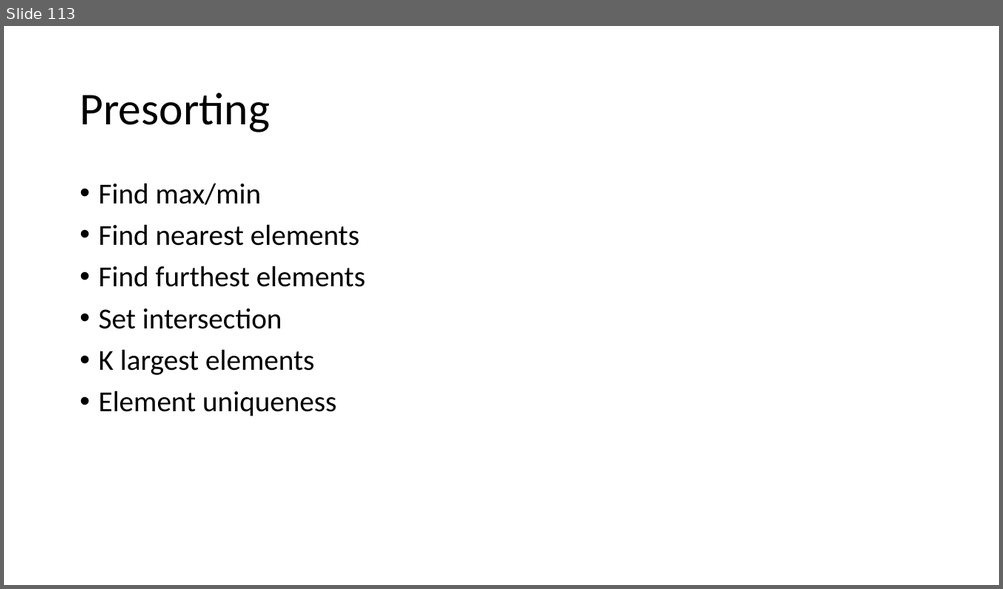
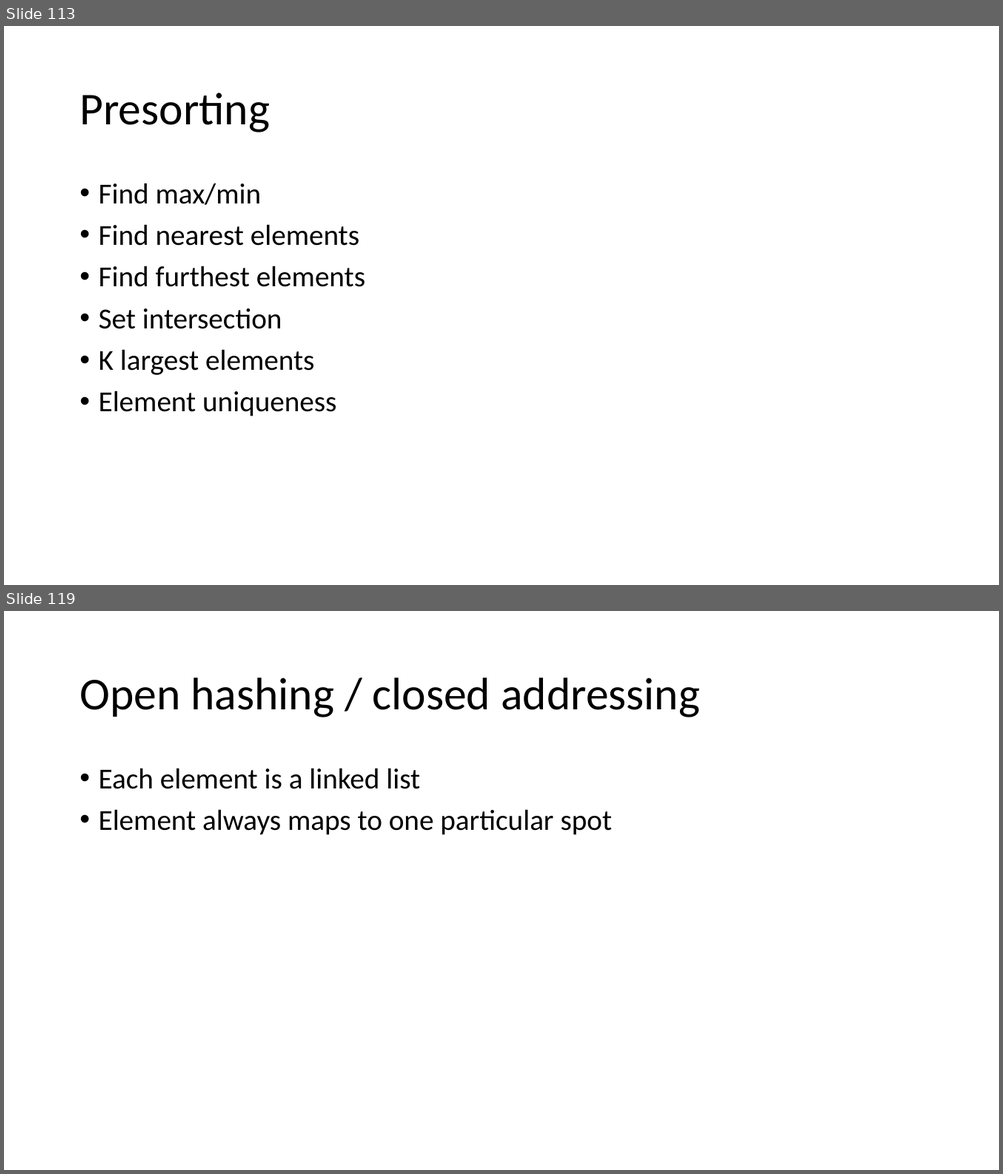
Before and after one commit to skalakm/232, a slide deck: notes.pptx. Shown one above the other, each under a label of ours: slide 113 before the commit, slides 113 and 119 after it; the slides between them are not shown. The pictures are 1003x589 and 1003x1174 pixels, drawn with LibreOffice and Linux fonts; fonts in the diff are those of the drawing. Boxes give left, top, right and bottom in pixels: in the first picture for what was removed or moved away, otherwise in the second. Text is boxed around its words. In the diff, an @@ line names an element or a change of style, - is before the commit and + after.

```diff
--- a/notes.pptx
+++ b/notes.pptx
@@ slide 119 added at (4, 611, 999, 1170), background #FFFFFF @@
@@ title added at (79, 678, 700, 718), 44 pt, text #000000 @@
+Open hashing / closed addressing
@@ text added at (99, 768, 612, 835), 28 pt, text #000000 @@
+• Each element is a linked list
+• Element always maps to one particular spot
```
Also in this commit, not shown: 5 other slides added.
